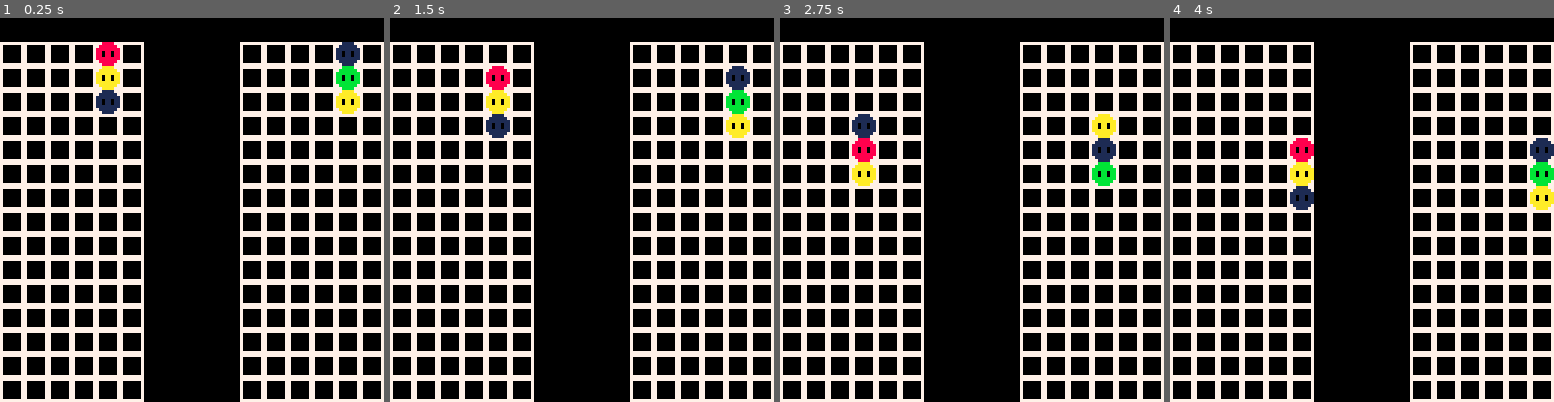
Above: before the commit, frames 1-4 (left to right).
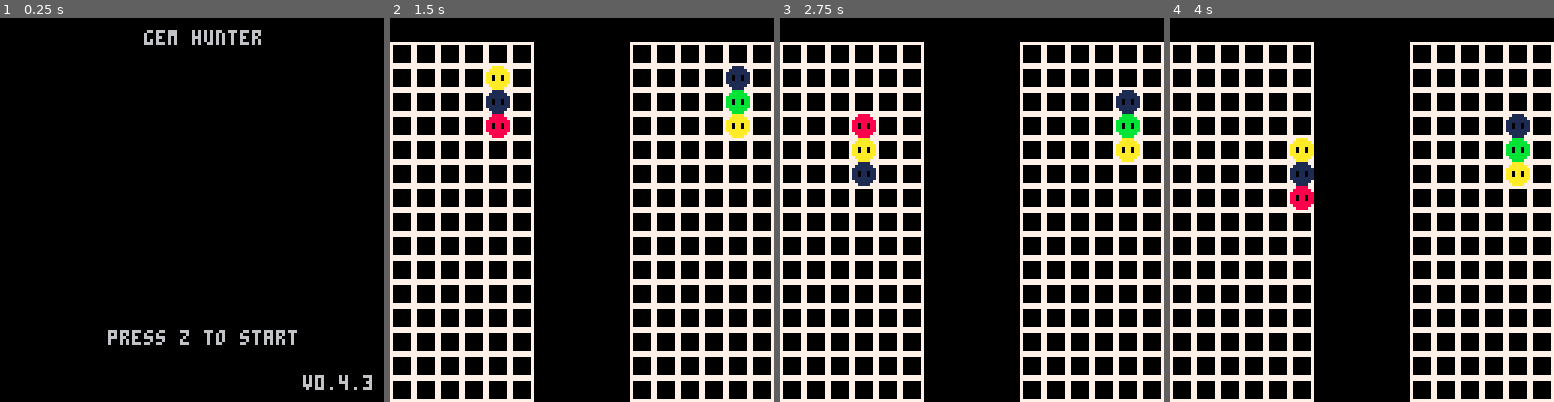
Above: after the commit, the same moments.

Repository: EliasJMote/Gem-Hunter-Pico-8
Game: PICO-8 cartridge gem_hunter.p8
Same seed, same stepped clock (60 frames per second), same inputs: the game is played once before the commit and once after it.
Inputs:
- Up to frame 1 (0.25 s): no input
- Up to frame 2 (1.5 s): tap O (Z key) at 0.33, 0.7, 1.43 s
- Up to frame 3 (2.75 s): hold Left 1.97-2.37 s; tap O (Z key) at 2.22 s; hold Down from 2.42 s (still down)
- Up to frame 4 (4 s): release Down at 2.82 s; hold Right 2.87-3.53 s; tap O (Z key) at 3.1, 3.98 s

The runs differ from the first frame. In frame 1, 33% of the frame differs, in the area x 0-100%, y 3-100%; in frame 2, 0.9%; in frame 3, 2.6%; in frame 4, 2.6%.

Commit message:
V0.4.3 - Added two player mode (with both controllers), added title screen

Diff:
--- a/gem_hunter.p8
+++ b/gem_hunter.p8
@@ -146,9 +146,10 @@
 	end
 end
 
-function init_player(p, x)
+function init_player(p, x, player)
 
 	-- setup player values
+	p.player = player or 0
 	p.timer = 0
 	p.clear_process = false
 	p.del_blks = {}
@@ -183,7 +183,7 @@
 
 	-- normal gameplay
 	if not (p.clear_process) then
-		if(p.timer == 30 or btnp(3)) then
+		if(p.timer == 30 or btnp(3, p.player)) then
 			if(p.column.y < 32+72 and p.well[(p.column.x-x)/8+1][p.column.y/8+3] == 0) then
 				p.column.y += 8
 				p.timer = 0
@@ -267,12 +267,12 @@
 	-- move column left or right
 	if(p.timer <= 30) then
 
-		if(btnp(0) and (p.column.x-x)/8+1 > 1
+		if(btnp(0, p.player) and (p.column.x-x)/8+1 > 1
 			and p.well[(p.column.x-x)/8][p.column.y/8] == 0
 			and p.well[(p.column.x-x)/8][p.column.y/8+1] == 0
 			and p.well[(p.column.x-x)/8][p.column.y/8+2] == 0) then
 			p.column.x -= 8
-		elseif(btnp(1) and (p.column.x-x)/8+1 < 6
+		elseif(btnp(1, p.player) and (p.column.x-x)/8+1 < 6
 			and p.well[(p.column.x-x)/8+2][p.column.y/8] == 0
 			and p.well[(p.column.x-x)/8+2][p.column.y/8+1] == 0
 			and p.well[(p.column.x-x)/8+2][p.column.y/8+2] == 0) then
@@ -280,7 +280,7 @@
 		end
 
 		-- rotate column
-		if btnp(4) then
+		if btnp(4, p.player) then
 			p.column.sprites[4] = p.column.sprites[3]
 			p.column.sprites[3] = p.column.sprites[2]
 			p.column.sprites[2] = p.column.sprites[1]
@@ -293,41 +293,65 @@
 
 function _init()
 	globals = {}
-	globals.p1 = {}
-	globals.p2 = {}
-
-	globals.p1 = init_player(globals.p1, 32)
-	globals.p2 = init_player(globals.p2, 112)
+	globals.state = "Title"
 end
 
 function _update()
 	--for k,v in pairs(globals) do
 
-	globals.p1 = update_player(globals.p1, 0)
-	globals.p2 = update_player(globals.p2,112-32)
+	if(globals.state == "Title") then
+		if(btnp(4)) then
+			globals.state = "2 Player Game"
+			globals.p1 = {}
+			globals.p2 = {}
+
+			globals.p1 = init_player(globals.p1, 32, 0)
+			globals.p2 = init_player(globals.p2, 112, 1)
+		end
+
+	elseif(globals.state == "1 Player Game") then
+		globals.p1 = update_player(globals.p1, 0)
+
+	elseif(globals.state == "2 Player Game") then
+		globals.p1 = update_player(globals.p1, 0)
+		globals.p2 = update_player(globals.p2,112-32)
+	end
 end
 
 function _draw()
 	cls()
 
-	-- draw blocks in the well
-	for i=1,6 do
-		for j=1,15 do
-			spr(globals.p1.well[i][j], 8*(i-1), 8+8*(j-1))
-			spr(globals.p2.well[i][j], 8+72+8*(i-1), 8+8*(j-1))
-		end
-	end
-
-	if not(globals.p1.clear_process) then
-		spr(globals.p1.column.sprites[1], globals.p1.column.x, globals.p1.column.y)
-		spr(globals.p1.column.sprites[2], globals.p1.column.x, globals.p1.column.y+8)
-		spr(globals.p1.column.sprites[3], globals.p1.column.x, globals.p1.column.y+16)
-	end
-
-	if not(globals.p2.clear_process) then
-		spr(globals.p2.column.sprites[1], globals.p2.column.x, globals.p2.column.y)
-		spr(globals.p2.column.sprites[2], globals.p2.column.x, globals.p2.column.y+8)
-		spr(globals.p2.column.sprites[3], globals.p2.column.x, globals.p2.column.y+16)
+
+	if(globals.state == "Title") then
+		local margin = 4
+		print("gem hunter", 48, margin)
+		print("press z to start", 36, 104)
+		print("v0.4.3", 105-margin, 123-margin)
+
+	elseif(globals.state == "1 Player Game") then
+
+
+	elseif(globals.state == "2 Player Game") then
+
+		-- draw blocks in the well
+		for i=1,6 do
+			for j=1,15 do
+				spr(globals.p1.well[i][j], 8*(i-1), 8+8*(j-1))
+				spr(globals.p2.well[i][j], 8+72+8*(i-1), 8+8*(j-1))
+			end
+		end
+
+		if not(globals.p1.clear_process) then
+			spr(globals.p1.column.sprites[1], globals.p1.column.x, globals.p1.column.y)
+			spr(globals.p1.column.sprites[2], globals.p1.column.x, globals.p1.column.y+8)
+			spr(globals.p1.column.sprites[3], globals.p1.column.x, globals.p1.column.y+16)
+		end
+
+		if not(globals.p2.clear_process) then
+			spr(globals.p2.column.sprites[1], globals.p2.column.x, globals.p2.column.y)
+			spr(globals.p2.column.sprites[2], globals.p2.column.x, globals.p2.column.y+8)
+			spr(globals.p2.column.sprites[3], globals.p2.column.x, globals.p2.column.y+16)
+		end
 	end
 
 end
Not shown, changed: readme.txt
